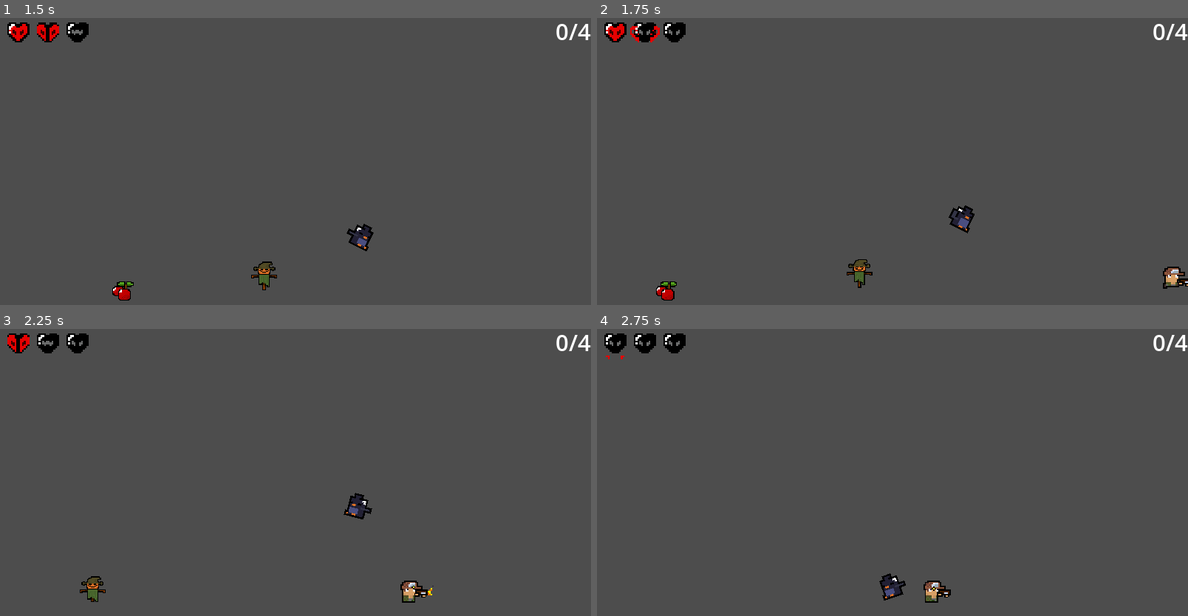
Above: before the commit, frames 1-4 (two rows, left to right).
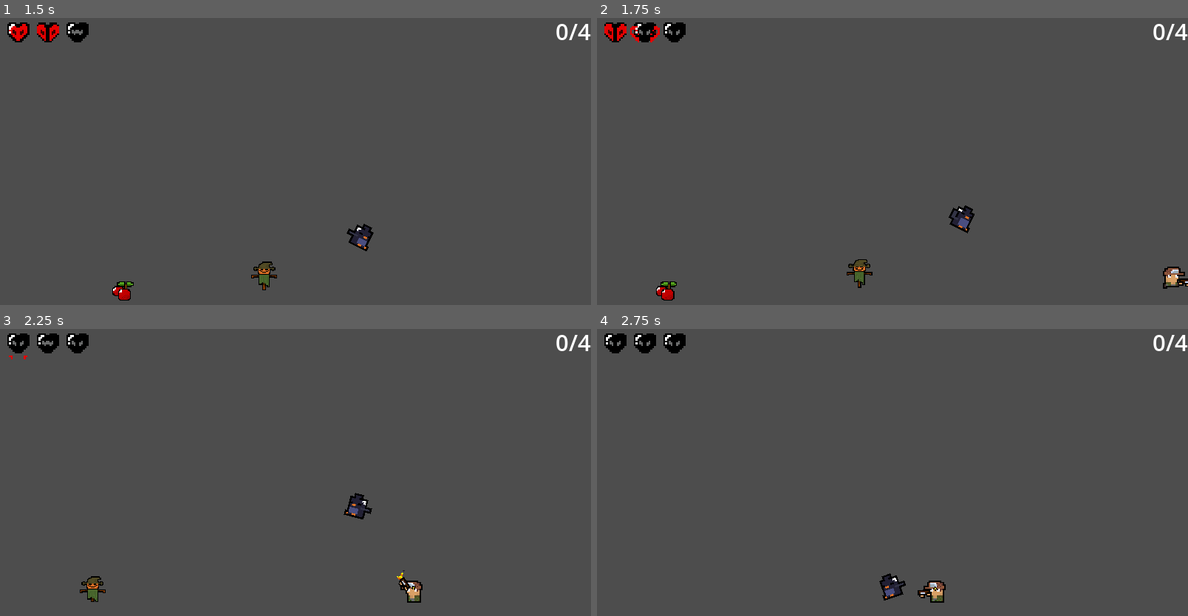
Above: after the commit, the same moments.

Repository: pochoco24/wild-jam-62
Game: Godot game, scene res://Scenes/Game.tscn
Two runs of this game, one before a commit and one after it. Both use one fixed random seed, a clock stepped at 60 frames per second and the inputs below.
Inputs:
- Up to frame 1 (1.5 s): hold D (right) from 0.53 s (still down); tap \ (test) at 0.6, 1.35 s; tap W (flap) at 0.77, 1.07 s
- Up to frame 2 (1.75 s): keep holding D (right); tap W (flap) at 1.52 s
- Up to frame 3 (2.25 s): tap W (flap) at 1.82 s; release D (right) at 2.03 s; hold A (left) from 2.03 s (still down); tap \ (test) at 2.1 s
- Up to frame 4 (2.75 s): keep holding A (left)

Frame 1 is identical in both runs. In frame 2, 0.1% of the frame differs, in the area x 1-5%, y 2-8%; in frame 3, 0.4%, in the area x 1-74%, y 2-96%; in frame 4, 0.2%.

Commit message:
Farmer faces to player

Diff:
--- a/Scenes/shoot_farmer.tscn
+++ b/Scenes/shoot_farmer.tscn
@@ -3,6 +3,15 @@
 [ext_resource type="Texture2D" uid="uid://boi7ryi7floye" path="res://Images/EnemyGun.png" id="1_4v8ta"]
 [ext_resource type="Script" path="res://Scripts/shoot_farmer.gd" id="1_7smon"]
 
+[sub_resource type="RectangleShape2D" id="RectangleShape2D_gmtpf"]
+size = Vector2(45, 49)
+
+[sub_resource type="CircleShape2D" id="CircleShape2D_c8oce"]
+radius = 387.466
+
+[sub_resource type="CircleShape2D" id="CircleShape2D_4bo2u"]
+radius = 533.034
+
 [sub_resource type="AtlasTexture" id="AtlasTexture_wh6p7"]
 atlas = ExtResource("1_4v8ta")
 region = Rect2(0, 28, 32, 28)
@@ -162,46 +171,40 @@
 "speed": 5.0
 }]
 
-[sub_resource type="RectangleShape2D" id="RectangleShape2D_gmtpf"]
-size = Vector2(45, 49)
-
-[sub_resource type="CircleShape2D" id="CircleShape2D_c8oce"]
-radius = 387.466
-
-[sub_resource type="CircleShape2D" id="CircleShape2D_4bo2u"]
-radius = 533.034
-
 [node name="ShootFarmer" type="CharacterBody2D"]
 script = ExtResource("1_7smon")
 
-[node name="AnimatedSprite2D" type="AnimatedSprite2D" parent="."]
+[node name="CollisionShape2D" type="CollisionShape2D" parent="."]
+position = Vector2(-2.5, 12.5)
+shape = SubResource("RectangleShape2D_gmtpf")
+
+[node name="walk" type="Area2D" parent="."]
+
+[node name="CollisionShape2D" type="CollisionShape2D" parent="walk"]
+position = Vector2(0, -93)
+shape = SubResource("CircleShape2D_c8oce")
+
+[node name="shoot" type="Area2D" parent="."]
+position = Vector2(-227, -183)
+
+[node name="CollisionShape2D" type="CollisionShape2D" parent="shoot"]
+position = Vector2(225, -102)
+shape = SubResource("CircleShape2D_4bo2u")
+
+[node name="SpriteFarmer" type="AnimatedSprite2D" parent="."]
 scale = Vector2(3, 3)
 sprite_frames = SubResource("SpriteFrames_2x8qb")
 animation = &"walking"
 autoplay = "walking"
 
-[node name="AnimatedSprite2D2" type="AnimatedSprite2D" parent="."]
-position = Vector2(30, 26)
+[node name="GunPivotPoint" type="Node2D" parent="."]
+position = Vector2(0, 14.075)
 scale = Vector2(3, 3)
+
+[node name="SpriteGun" type="AnimatedSprite2D" parent="GunPivotPoint"]
+position = Vector2(10, 3.975)
 sprite_frames = SubResource("SpriteFrames_mytoc")
-animation = &"no_gun"
-
-[node name="CollisionShape2D" type="CollisionShape2D" parent="."]
-position = Vector2(-2.5, 12.5)
-shape = SubResource("RectangleShape2D_gmtpf")
-
-[node name="walk" type="Area2D" parent="."]
-
-[node name="CollisionShape2D" type="CollisionShape2D" parent="walk"]
-position = Vector2(0, -93)
-shape = SubResource("CircleShape2D_c8oce")
-
-[node name="shoot" type="Area2D" parent="."]
-position = Vector2(-227, -183)
-
-[node name="CollisionShape2D" type="CollisionShape2D" parent="shoot"]
-position = Vector2(225, -102)
-shape = SubResource("CircleShape2D_4bo2u")
+animation = &"gun"
 
 [connection signal="body_entered" from="walk" to="." method="_on_walk_body_entered"]
 [connection signal="body_exited" from="walk" to="." method="_on_walk_body_exited"]
--- a/Scripts/shoot_farmer.gd
+++ b/Scripts/shoot_farmer.gd
@@ -36,13 +36,21 @@
 # to player
 func walk_to_player():
 	is_walking = false
-	position.x += (player.position.x - position.x)/speed
-	$AnimatedSprite2D.play("walking")
+	var direction_to_player = player.position - position
+	position.x += direction_to_player.x / speed
+
+	#aim gun
+	$GunPivotPoint.rotation = direction_to_player.angle()
+
+	$SpriteFarmer.flip_h = direction_to_player.x < 0
+	$GunPivotPoint.scale.y = -3 if direction_to_player.x < 0 else 3
+
+	$SpriteFarmer.play("walking")
 
 # to start
 func walk_to_start():
 	position.x += (start_pos.x + 1 - position.x)/walk_speed
-	$AnimatedSprite2D.play("walking")
+	$SpriteFarmer.play("walking")
 
 # left and right
 func walk_leftandright():
@@ -55,7 +63,7 @@
 		walk_right()
 	else:
 		walk_left()
-	$AnimatedSprite2D.play("walking")
+	$SpriteFarmer.play("walking")
 
 func walk_right():
 	position.x += 1
@@ -70,14 +78,14 @@
 		#shot start
 		can_fire = false
 		shoot_bullet()
-		$AnimatedSprite2D.play("walking")
-		$AnimatedSprite2D2.play("gun")
+		$SpriteFarmer.play("walking")
+		$GunPivotPoint/SpriteGun.play("gun")
 		#shot end
 		await get_tree().create_timer(2.0).timeout
 		#reload start
-		$AnimatedSprite2D2.play("no_gun")
+		$GunPivotPoint/SpriteGun.play("no_gun")
 		is_reloading = true
-		$AnimatedSprite2D.play("reload")
+		$SpriteFarmer.play("reload")
 		await get_tree().create_timer(1.0).timeout
 		is_reloading = false
 		can_fire = true
@@ -85,7 +93,7 @@
 
 # Bullet
 func shoot_bullet():
-	print("Bullet shot")
+	%Player.hurt()
 
 
 # body
Not shown, added: Images/background_fence.png.import
Not shown, added: Images/background_floor.png.import
Not shown, added: Images/background_floor2.png.import
Not shown, added: Images/background_forest.png.import
